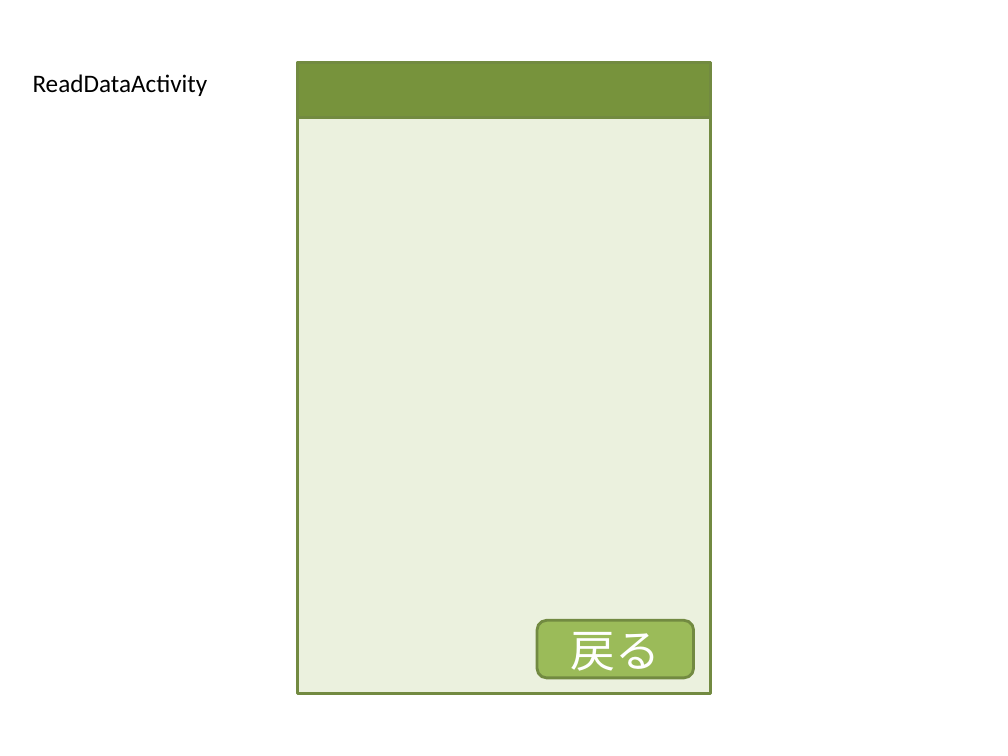
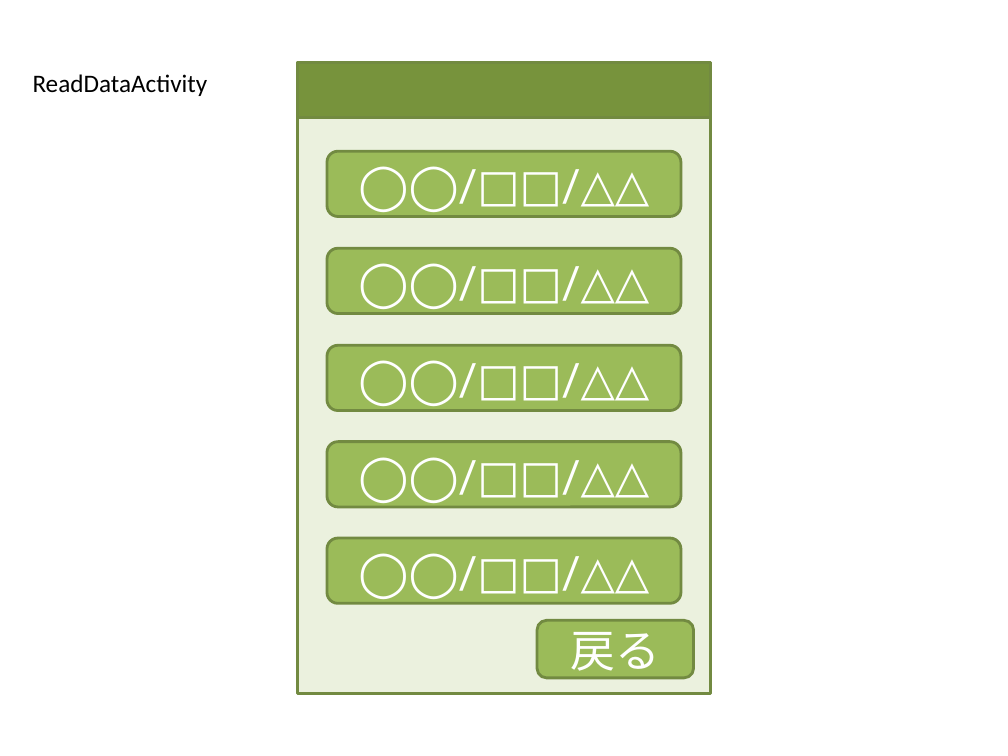
Before and after one commit to MayuOkuda/soba, a slide deck: slide 16 of memo/そばUI2.pptx (slide 15 before the commit). Drawn at 1008x756 pixels with LibreOffice and Linux fonts; fonts in the diff are those of the drawing. Boxes give left, top, right and bottom in pixels: in the first picture for what was removed or moved away, otherwise in the second. Text is boxed around its words. In the diff, an @@ line names an element or a change of style, - is before the commit and + after.

```diff
--- a/memo/そばUI2.pptx
+++ b/memo/そばUI2.pptx
@@ rounded rectangle added at (x1=327, y1=151, x2=680, y2=217), fill #9BBB59, outline #738A42 2 pt, 32 pt, text #FFFFFF @@
+◯◯/□□/△△
@@ rounded rectangle added at (x1=327, y1=248, x2=680, y2=313), fill #9BBB59, outline #738A42 2 pt, 32 pt, text #FFFFFF @@
+◯◯/□□/△△
@@ rounded rectangle added at (x1=327, y1=346, x2=680, y2=411), fill #9BBB59, outline #738A42 2 pt, 32 pt, text #FFFFFF @@
+◯◯/□□/△△
@@ rounded rectangle added at (x1=327, y1=442, x2=680, y2=507), fill #9BBB59, outline #738A42 2 pt, 32 pt, text #FFFFFF @@
+◯◯/□□/△△
@@ rounded rectangle added at (x1=327, y1=538, x2=680, y2=604), fill #9BBB59, outline #738A42 2 pt, 32 pt, text #FFFFFF @@
+◯◯/□□/△△
```
Also in this commit, not shown: 2 other slides changed, 3 slides added, 1 slide removed.
